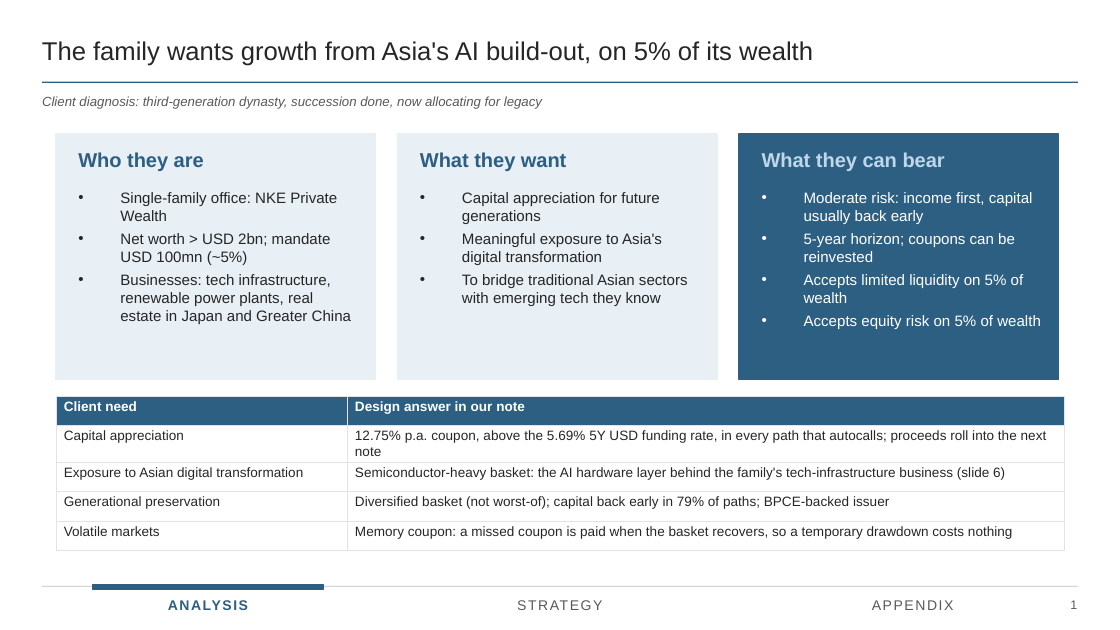
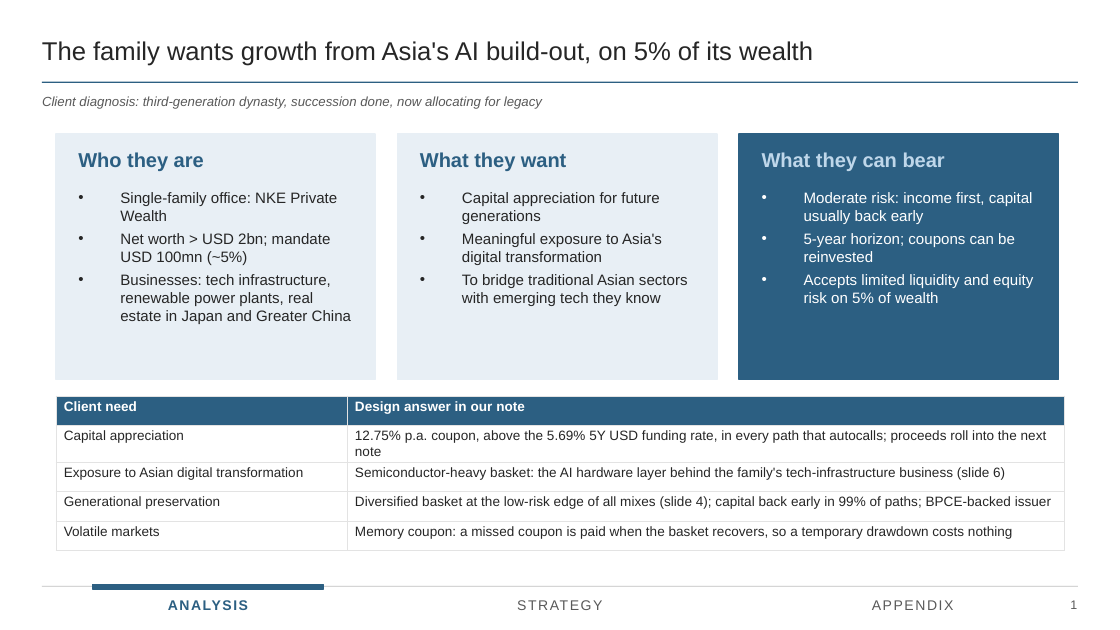
Before and after one commit to benjaminlhl/natixis-case-comp, a slide deck: slide 4 of deck/Asian-Digital-Autocallable-Note.pptx. Drawn at 1120x630 pixels with LibreOffice and Linux fonts; fonts in the diff are those of the drawing. Boxes give left, top, right and bottom in pixels: in the first picture for what was removed or moved away, otherwise in the second. Text is boxed around its words. In the diff, an @@ line names an element or a change of style, - is before the commit and + after.

```diff
--- a/deck/Asian-Digital-Autocallable-Note.pptx
+++ b/deck/Asian-Digital-Autocallable-Note.pptx
@@ text at <box>804,274,1033,303</box>: text changed @@
-• Accepts limited liquidity on 5% of wealth
-• Accepts equity risk on 5% of wealth
+• Accepts limited liquidity and equity risk on 5% of wealth
@@ table at <box>56,396,1064,543</box> @@
-row 4, column 2: Diversified basket (not worst-of); capital back early in 79% of paths; BPCE-backed issuer
+row 4, column 2: Diversified basket at the low-risk edge of all mixes (slide 4); capital back early in 99% of paths; BPCE-backed issuer
```
Also in this commit, not shown: 12 other slides changed, 10 other files.
